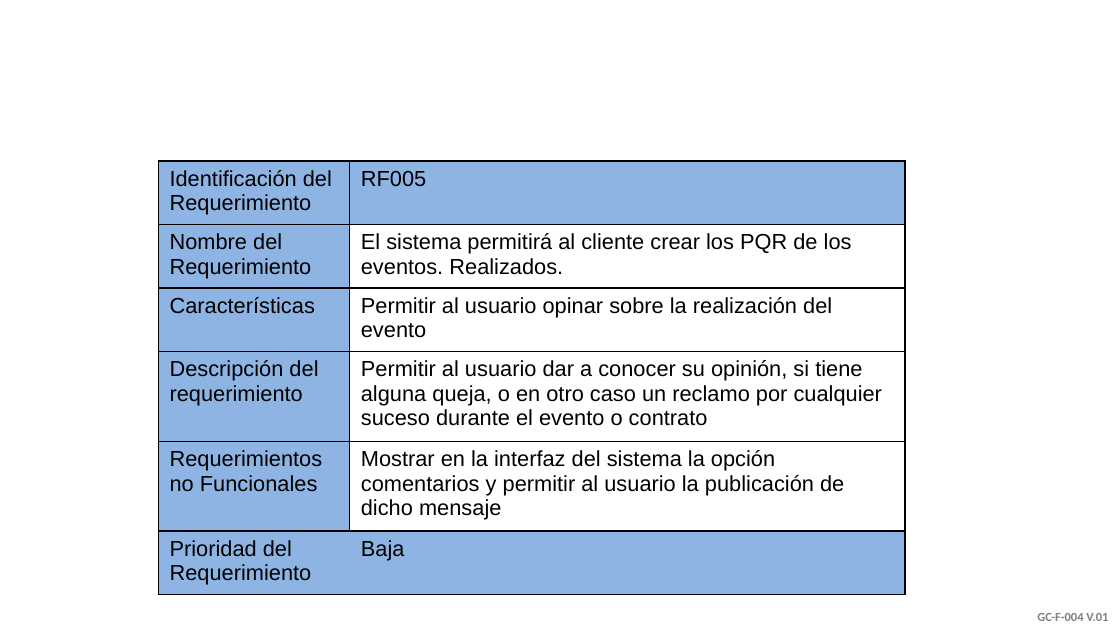
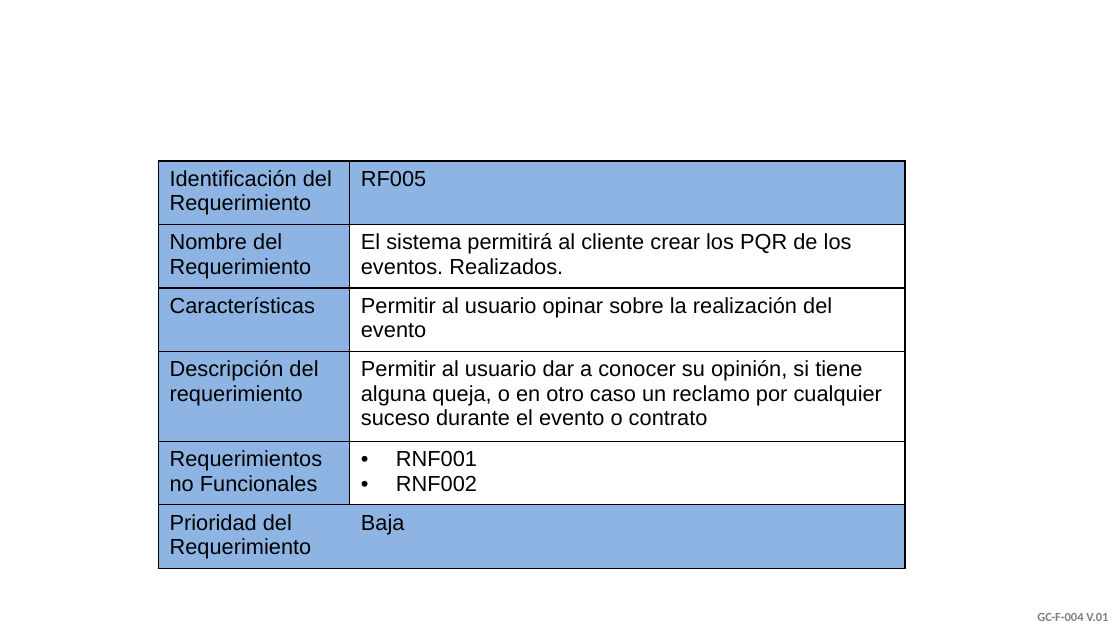
Before and after one commit to nacho1402/SPGDLDE, a slide deck: slide 20 of Segundo trimestre/Presentacion Proyecto Correjida.pptx. Drawn at 1120x630 pixels with LibreOffice and Linux fonts; fonts in the diff are those of the drawing; background and template pictures are left out. Boxes give left, top, right and bottom in pixels: in the first picture for what was removed or moved away, otherwise in the second. Text is boxed around its words. In the diff, an @@ line names an element or a change of style, - is before the commit and + after.

```diff
--- a/Segundo trimestre/Presentacion Proyecto Correjida.pptx
+++ b/Segundo trimestre/Presentacion Proyecto Correjida.pptx
@@ table at (158, 161, 905, 568) @@
-row 5, column 2: Mostrar en la interfaz del sistema la opción comentarios y permitir al usuario la publicación de dicho mensaje
+row 5, column 2: RNF001 / RNF002
```
Also in this commit, not shown: 6 other slides changed.
